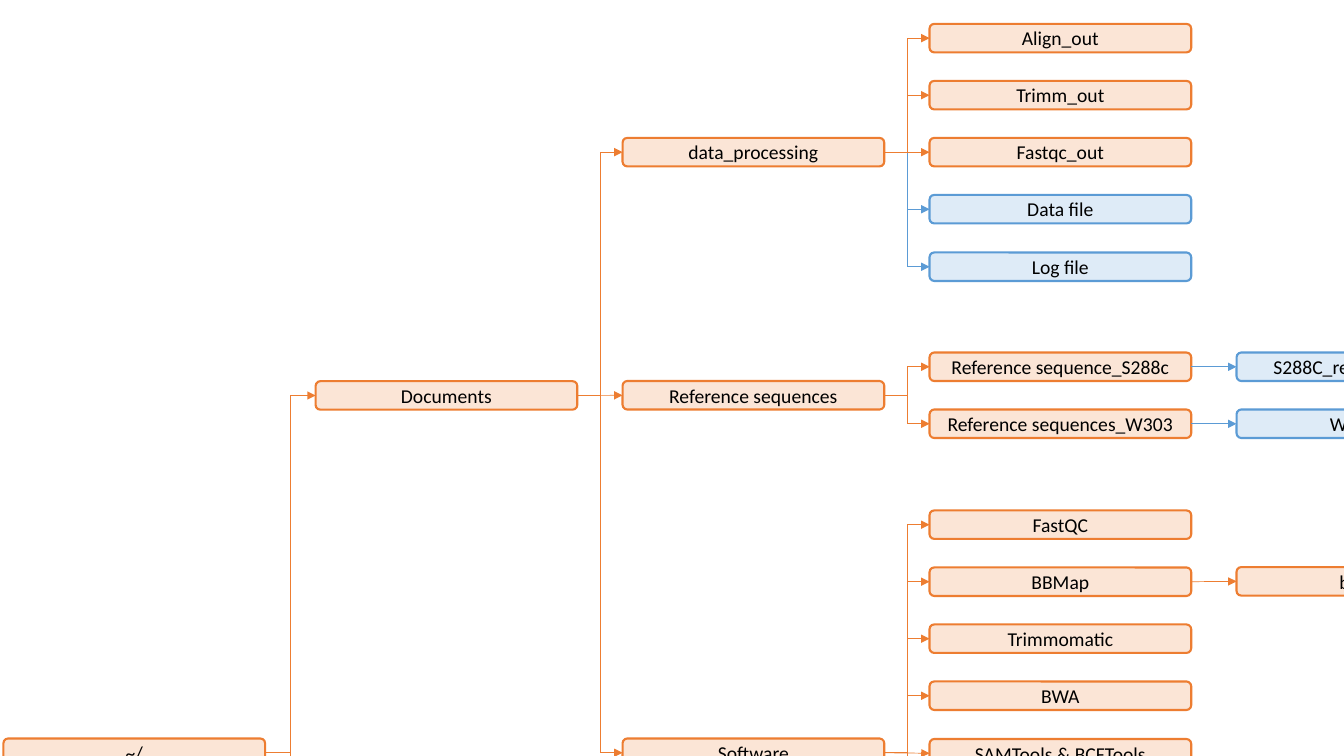
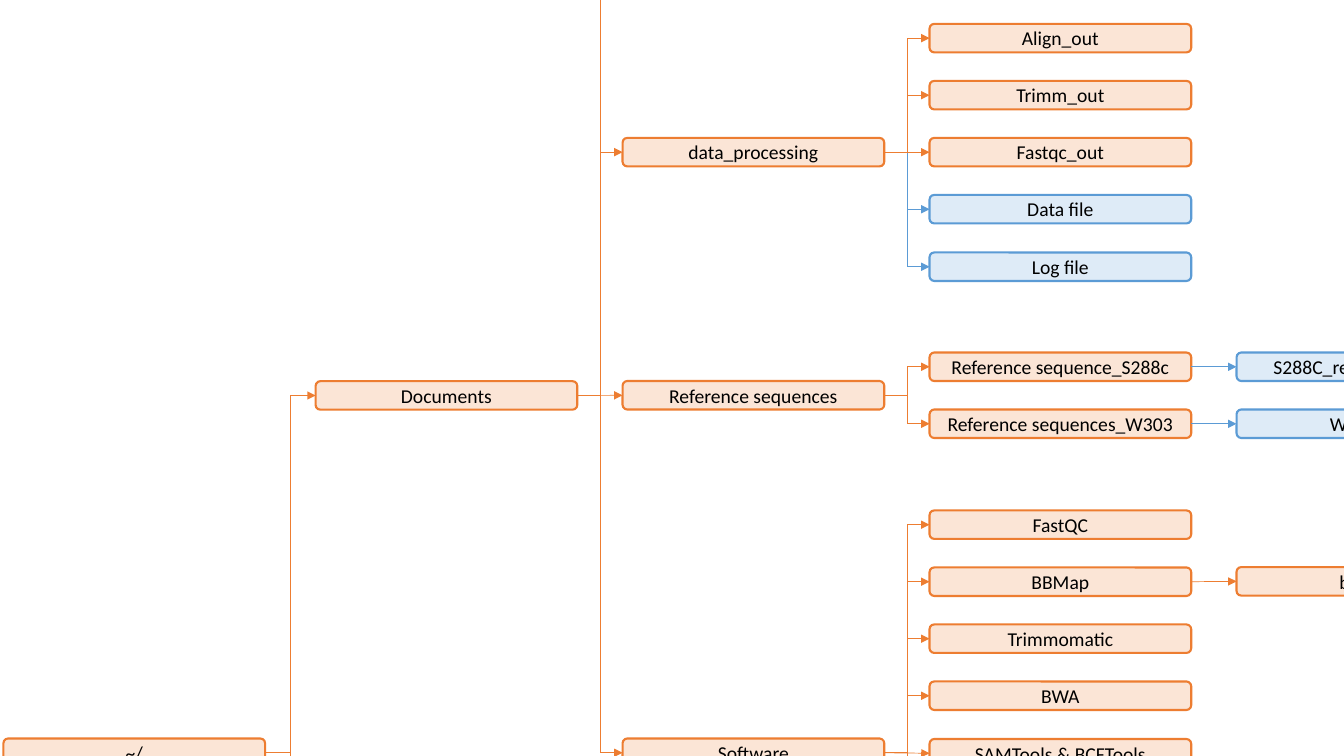
Before and after one commit to Gregory94/LaanLab-SATAY-DataAnalysis, a slide deck: slide 1 of docs/media/Folder_Structure_VM.pptx. Drawn at 1344x756 pixels with LibreOffice and Linux fonts; fonts in the diff are those of the drawing. Boxes give left, top, right and bottom in pixels: in the first picture for what was removed or moved away, otherwise in the second. Text is boxed around its words. In the diff, an @@ line names an element or a change of style, - is before the commit and + after.

```diff
--- a/docs/media/Folder_Structure_VM.pptx
+++ b/docs/media/Folder_Structure_VM.pptx
@@ elbow arrow added from (578, 395) to (623, 0), #ED7D31 0.5 pt @@
```
Also in this commit, not shown: 1 other file.
